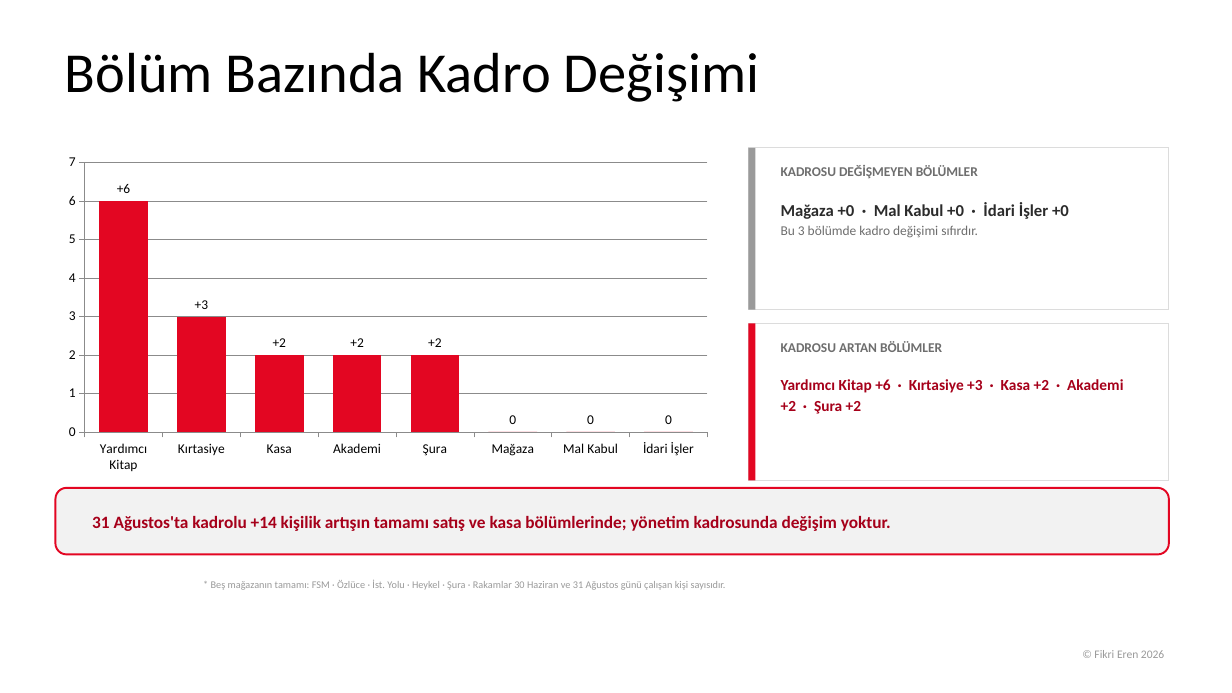
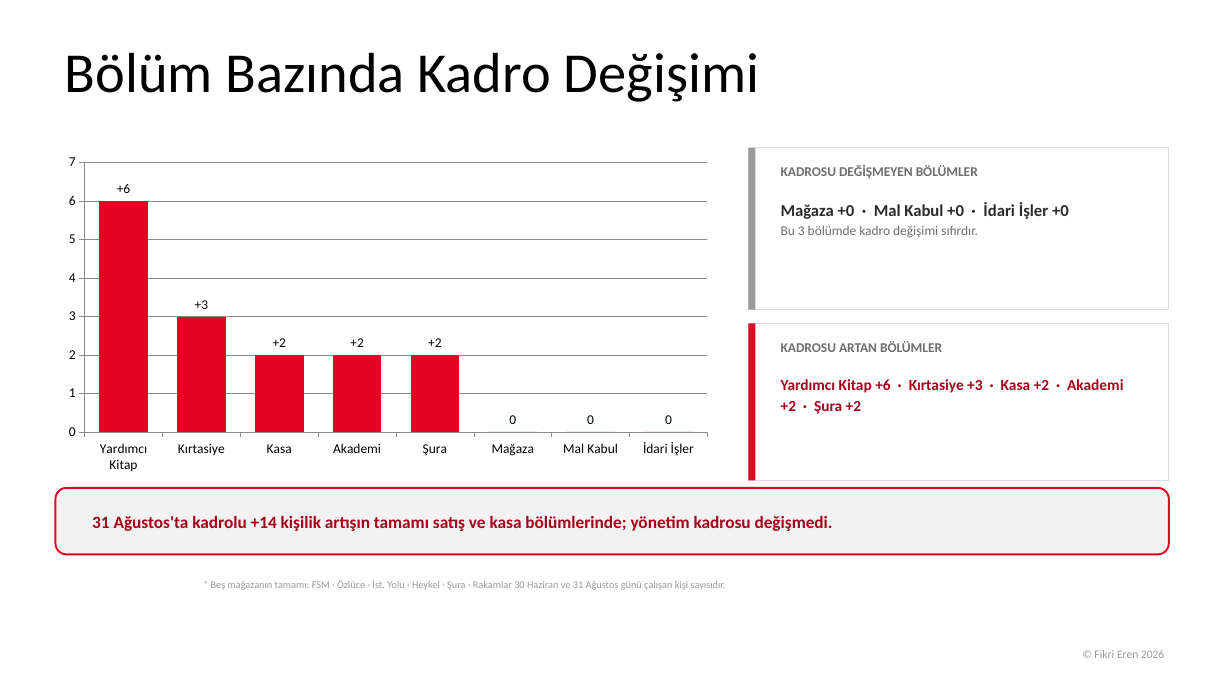
Before and after one commit to fikrierenn/pusula, a slide deck: slide 8 of briefings/sezon-kadro-20260902/sunum-kadro-sezon2026.pptx. Drawn at 1232x693 pixels with LibreOffice and Linux fonts; fonts in the diff are those of the drawing; background and template pictures are left out. Boxes give left, top, right and bottom in pixels: in the first picture for what was removed or moved away, otherwise in the second. Text is boxed around its words. In the diff, an @@ line names an element or a change of style, - is before the commit and + after.

```diff
--- a/briefings/sezon-kadro-20260902/sunum-kadro-sezon2026.pptx
+++ b/briefings/sezon-kadro-20260902/sunum-kadro-sezon2026.pptx
@@ text at [92, 516, 833, 531]: text changed @@
-31 Ağustos'ta kadrolu +14 kişilik artışın tamamı satış ve kasa bölümlerinde; yönetim kadrosunda değişim yoktur.
+31 Ağustos'ta kadrolu +14 kişilik artışın tamamı satış ve kasa bölümlerinde; yönetim kadrosu değişmedi.
```
Also in this commit, not shown: 7 other slides changed.
